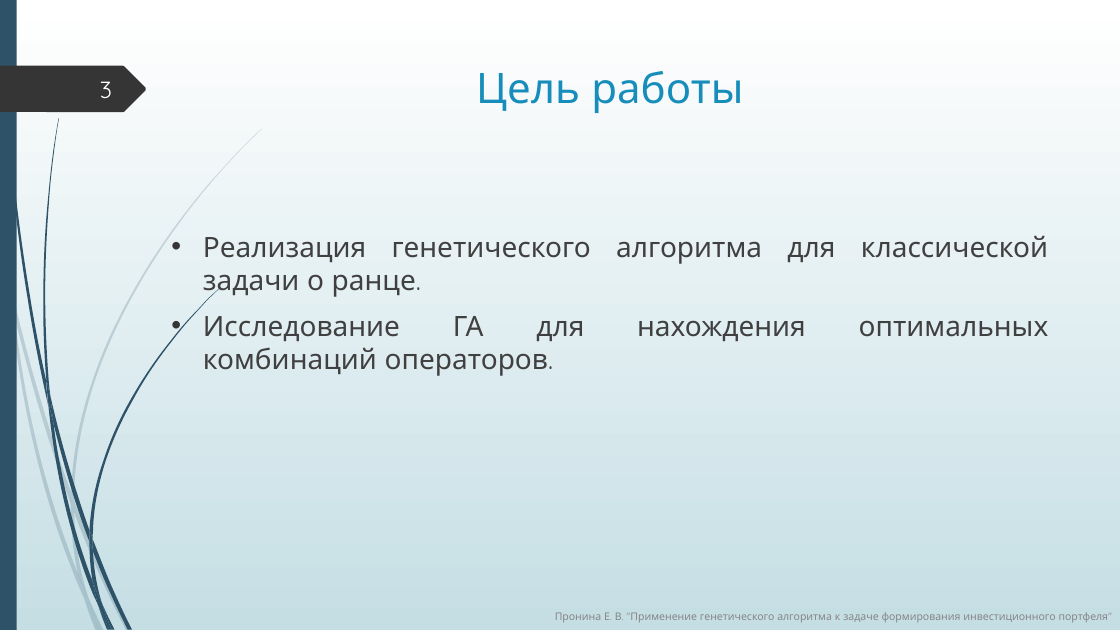
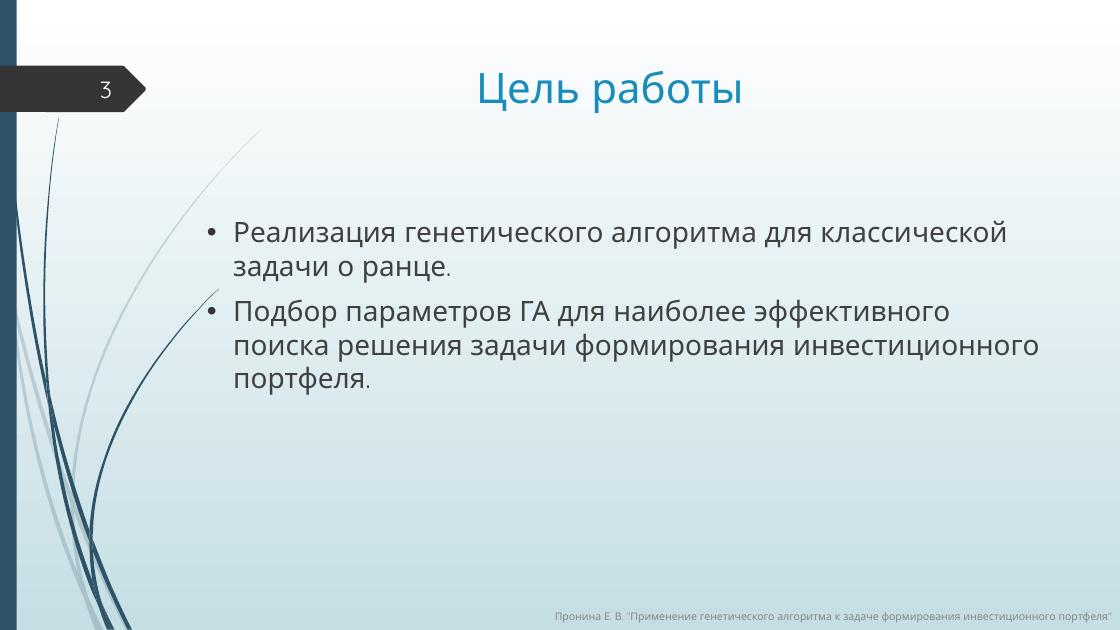
Before and after one commit to ElizJogar/Knapsack-Problems, a slide deck: slide 3 of diploma.pptx. Drawn at 1120x630 pixels with LibreOffice and Linux fonts; fonts in the diff are those of the drawing. Boxes give left, top, right and bottom in pixels: in the first picture for what was removed or moved away, otherwise in the second. Text is boxed around its words. In the diff, an @@ line names an element or a change of style, - is before the commit and + after.

```diff
--- a/diploma.pptx
+++ b/diploma.pptx
@@ text "Реализация генетического алгоритма для классической ...": place and size @@
-text "Реализация генетического алгоритма для классической ..." at bbox=[203, 236, 1049, 341]
+text "Реализация генетического алгоритма для классической ..." at bbox=[233, 221, 1039, 395]
@@ text at bbox=[233, 221, 1007, 283]: alignment justified to left; list level 1 to 2 in "Реализация генетического алгоритма для классической ..." @@
@@ text at bbox=[233, 299, 1039, 395]: text changed @@
-• Исследование ГА для нахождения оптимальных комбинаций операторов.
+  • Подбор параметров ГА для наиболее эффективного поиска решения задачи формирования инвестиционного портфеля.
```
Also in this commit, not shown: 7 other slides changed, 1 slide added, 1 slide removed, 3 other files.
